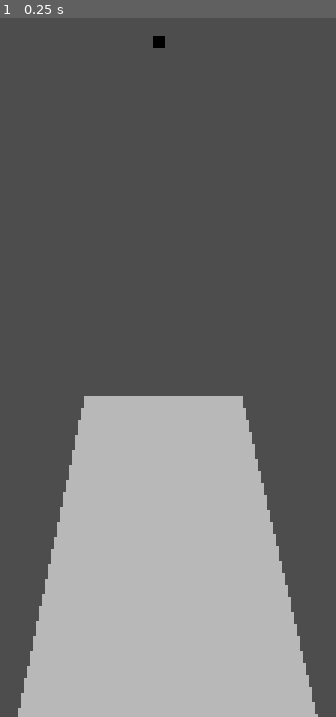
Above: before the commit, frame 1.
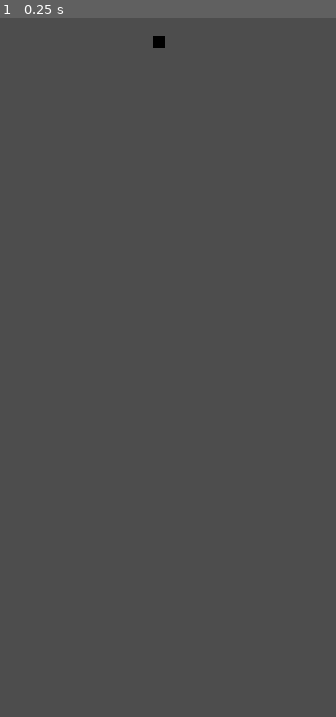
Above: after the commit, the same moment.

Repository: GDYUClub/gdyu-fps-demo
Game: Godot game, scene res://src/level/lvl1.tscn
Same seed, same stepped clock (60 frames per second), same inputs: the game is played once before the commit and once after it. The engine's default icon, where the game draws it, is replaced by a stand-in: a white triangle on a blue panel in a dark square.
Inputs:
- Up to frame 1 (0.25 s): no input

The runs differ from the first frame. In frame 1, 31% of the frame differs, in the area x 5-95%, y 54-100%.

Commit message:
did everything for the workshop

Diff:
--- a/src/player/player.gd
+++ b/src/player/player.gd
@@ -8,13 +8,12 @@
 # move
 # jump
 @onready var cameraArm = $CameraArm
-@onready var aimcast := $CameraArm/Gun/GunModel/AimCast
-@onready var gunModel := $CameraArm/Gun/GunModel
-@onready var currentGun := $CameraArm/Gun
+@onready var aimcast := $CameraArm/AimCast
+
 
 #var velocity = Vector3.ZERO
 var speed:= 15.0
-var camera_sensitivity := Vector2(13,10)
+var camera_sensitivity := Vector2(7,5)
 var max_y_rotation := 70.0
 var input_dir:= Vector2.ZERO
 var gravity := 10.0
@@ -53,14 +52,14 @@
 		velocity.z = move_toward(velocity.z,0,speed)
 
 	if Input.is_action_just_pressed("shoot"):
-		camera_dir = cameraArm.get_global_transform().basis.z
-		currentGun.make_proj(camera_dir)
+		#camera_dir = cameraArm.get_global_transform().basis.z
+		#currentGun.make_proj(camera_dir,velocity)
 
-		#if aimcast.is_colliding():
-			#var target = aimcast.get_collider()
-			#if target.is_in_group("enemy"):
-				#print('hit enemy')
-				#target.take_damage(damage)
+		if aimcast.is_colliding():
+			var target = aimcast.get_collider()
+			if target.is_in_group("enemy"):
+				print('hit enemy')
+				target.take_damage(damage)
 
 
 	move_and_slide()
--- a/src/player/player.tscn
+++ b/src/player/player.tscn
@@ -1,7 +1,6 @@
-[gd_scene load_steps=7 format=3 uid="uid://b1o1fpigjo8tb"]
+[gd_scene load_steps=5 format=3 uid="uid://b1o1fpigjo8tb"]
 
 [ext_resource type="Script" path="res://src/player/player.gd" id="1_l327s"]
-[ext_resource type="PackedScene" uid="uid://0tl0xpj0js8j" path="res://src/player/weapons/gun1/gun1.tscn" id="2_aiam7"]
 [ext_resource type="Texture2D" uid="uid://dfem5vbkrrlkf" path="res://icon.svg" id="3_gg201"]
 
 [sub_resource type="CapsuleMesh" id="CapsuleMesh_iw1p6"]
@@ -11,9 +10,6 @@
 [sub_resource type="CapsuleShape3D" id="CapsuleShape3D_moo80"]
 radius = 0.259333
 height = 1.00332
-
-[sub_resource type="BoxMesh" id="BoxMesh_8h0iu"]
-size = Vector3(0.03, 0.04, 0.5)
 
 [node name="Player" type="CharacterBody3D"]
 script = ExtResource("1_l327s")
@@ -25,28 +21,16 @@
 shape = SubResource("CapsuleShape3D_moo80")
 
 [node name="CameraArm" type="Node3D" parent="."]
-transform = Transform3D(1, 0, 0, 0, 1, 0, 0, 0, 1, 0, 0.324353, -0.0778051)
+transform = Transform3D(1, 0, 0, 0, 1, 0, 0, 0, 1, 0, 0.324353, -0.270687)
 
 [node name="Camera3D" type="Camera3D" parent="CameraArm"]
 transform = Transform3D(1, 0, 0, 0, 1, 0, 0, 0, 1, 0.03, 0, -0.49)
 current = true
 fov = 90.0
 
-[node name="Gun" parent="CameraArm" instance=ExtResource("2_aiam7")]
-transform = Transform3D(1, 0, 0, 0, 1, 0, 0, 0, 1, 0.107004, -0.354189, -0.174349)
-
-[node name="ProjSpawner" parent="CameraArm/Gun" index="0"]
-transform = Transform3D(1, 0, 0, 0, 1, 0, 0, 0, 1, -0.0757847, 0.267805, -0.70736)
-
-[node name="AimCast" type="RayCast3D" parent="CameraArm/Gun"]
-transform = Transform3D(0.998662, 0.0505595, 0.0108655, -0.0501017, 0.997985, -0.0389299, -0.0128119, 0.0383333, 0.999182, -0.0694971, 0.19647, 0.213019)
-visible = false
+[node name="AimCast" type="RayCast3D" parent="CameraArm"]
+transform = Transform3D(0.998662, 0.0505595, 0.0108655, -0.0501017, 0.997985, -0.0389299, -0.0128119, 0.0383333, 0.999182, 0.0375069, -0.157719, 0.03867)
 target_position = Vector3(0, -1, -100)
-
-[node name="GunModel" type="MeshInstance3D" parent="CameraArm/Gun"]
-transform = Transform3D(0.999998, 0, -5.96046e-08, 0, 0.999999, 0, -5.21541e-08, 0, 0.999996, -0.0761623, 0.266648, -0.194013)
-mesh = SubResource("BoxMesh_8h0iu")
-skeleton = NodePath("../../Camera3D")
 
 [node name="crosshair" type="CanvasLayer" parent="."]
 
@@ -55,5 +39,3 @@
 position = Vector2(640, 360)
 scale = Vector2(0.05, 0.05)
 texture = ExtResource("3_gg201")
-
-[editable path="CameraArm/Gun"]
--- a/src/player/weapons/gun1/gun1.gd
+++ b/src/player/weapons/gun1/gun1.gd
@@ -4,7 +4,7 @@
 
 @onready var player = get_parent().get_parent()
 @onready var projScene = preload("res://src/player/weapons/projectile.tscn")
-var speed := -0.1
+var speed := -0.9
 var looking_dir = Vector3.ZERO
 
 var proj_velocity:Vector3 = Vector3.ZERO
@@ -12,18 +12,10 @@
 
 # Called when the node enters the scene tree for the first time.
 func _ready() -> void:
-
 	pass # Replace with function body.
 
-
-# Called every frame. 'delta' is the elapsed time since the previous frame.
-func _input(event: InputEvent) -> void:
-	pass
-
-func make_proj(gun_dir:Vector3):
-	print('proj')
+func make_proj(gun_dir:Vector3,player_velocity:Vector3):
 	var proj := projScene.instantiate()
-	proj.position =  projSpawner.position
-	gun_dir = projSpawner.get_global_transform().basis.z
+	proj.position =  projSpawner.global_position
 	proj.velocity = gun_dir * speed
-	get_parent().get_parent().get_parent().get_parent().add_child(proj)
+	get_parent().get_parent().get_parent().add_child(proj)
--- a/src/player/weapons/projectile.tscn
+++ b/src/player/weapons/projectile.tscn
@@ -6,8 +6,8 @@
 albedo_color = Color(0.54902, 0.313726, 0.356863, 1)
 
 [sub_resource type="SphereMesh" id="SphereMesh_0ceyj"]
-radius = 0.25
-height = 0.25
+radius = 0.1
+height = 0.2
 
 [sub_resource type="SphereShape3D" id="SphereShape3D_g51mn"]
 radius = 0.0623091
